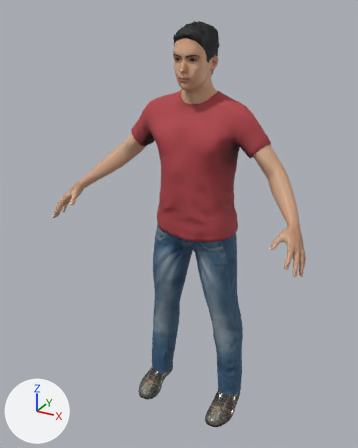
Before and after pictures for a commit that changed the glTF model public/life/assets/cast/father.glb.
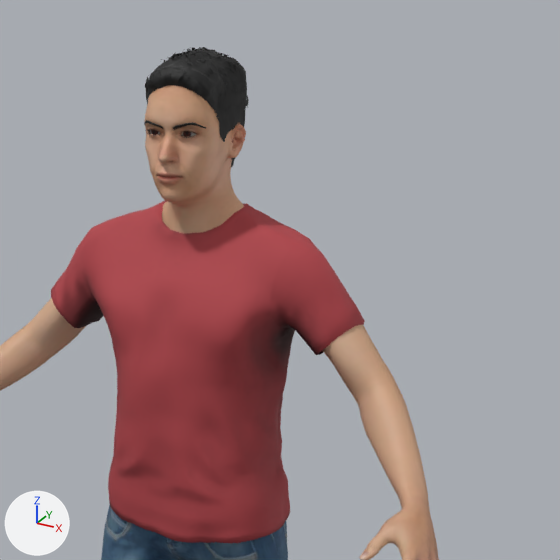
There are two pictures of each version: one whole from a 50 mm lens placed at (0.926, -1.873, 1.848), pointed at (-0.041, -0.114, 0.969), one close up on the part from 30% to 100% of the width and 0% to 56% of the height. The axes (+X, +Y, +Z) are drawn at lower left. The lights are the same throughout. The older version's two pictures come first. Vertices at exactly the same position are counted once.

The first close-up shows 'Body', 'Clothes', 'Hair', 'Head' and 2 more.
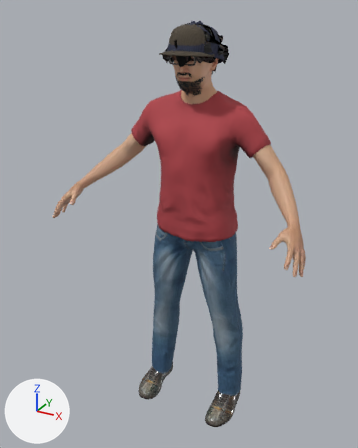
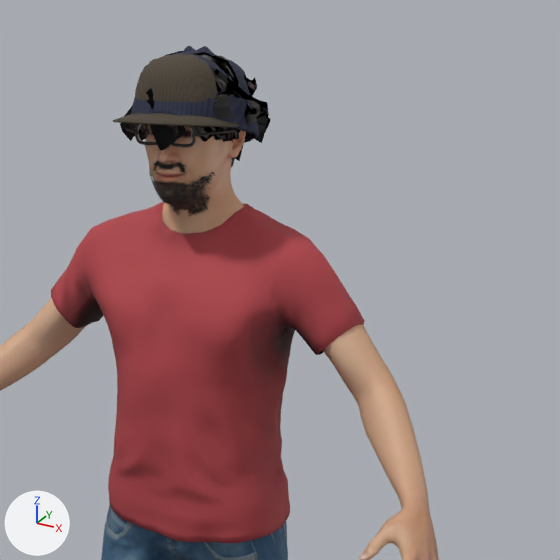
Where the change shows, as pixel boxes (x1, y1, x2, y2) in the close-ups (560 x 560 px; the box of a moved part takes in the faces that stretch with it):
'Hair', reshaped (not visible afterwards): before (144, 47, 249, 167)
'Acc_cap_flat', added (brown): after (113, 54, 257, 135)
'Hair2', added: after (120, 51, 271, 161)
'Acc_beanie', added (blue): after (131, 46, 259, 143)
'Acc_beard', added: after (149, 161, 216, 216)
'Acc_glasses_square', added: after (126, 124, 237, 147)
'Acc_moustache', added: after (153, 161, 187, 173)
'Acc_glasses_round', added: after (137, 124, 193, 148)
part 1 of me_father_hair, moved or reshaped (not visible afterwards): before (144, 47, 249, 127)

Edits to the bpy script that builds the scene:
```text
Add mat_father_hair2:
    mat_father_hair2 = bpy.data.materials.new('father_hair2')
    # uses the picture img_short_messy_diff
    # uses the picture img_short_messy_objnorm
Add mat_acc_moustache:
    mat_acc_moustache = bpy.data.materials.new('acc_moustache')
    # uses the picture img_acc_moustache_strands
Add mat_acc_beard:
    mat_acc_beard = bpy.data.materials.new('acc_beard')
    # uses the picture img_acc_beard_strands
Change me_father_hair:
    remove me_father_hair.from_pydata(...)  # 2984 vertices, 3678 faces; spans x -0.079..0.078, y -0.15..0.061, z 1.586..1.796
    add me_father_hair.from_pydata(...)  # 2984 vertices, 3678 faces; spans x -0.079..0.078, y -0.152..0.058, z 1.586..1.786
    me_father_hair part 1: 2540 of 2984 vertices moved; they spanned x -0.078..0.078, y -0.15..0.061, z 1.666..1.796 and now span x -0.078..0.078, y -0.152..0.058, z 1.667..1.786; mean shift (0.0, -0.009, -0.005); largest move (0.001, -0.027, 1.796) -> (0.001, -0.039, 1.786)
    other edits to the shape of me_father_hair do not show in these pictures
Add ob_hair2:
    ob_hair2 = bpy.data.objects.new('Hair2', me_father_hair2)  # 832 vertices, 1092 faces; spans x -0.137..0.126, y -0.173..0.08, z 1.569..1.789
    ob_hair2.location = (0.0, 0.0, 0.0)
Add ob_acc_moustache:
    ob_acc_moustache = bpy.data.objects.new('Acc_moustache', me_father_head_001)  # 237 vertices, 316 faces; spans x -0.035..0.035, y -0.1748..-0.1289, z 1.5995..1.6226
    ob_acc_moustache.location = (0.0, 0.0, 0.0)
Add ob_acc_glasses_square:
    ob_acc_glasses_square = bpy.data.objects.new('Acc_glasses_square', me_acc_glasses_square)  # 402 vertices, 792 faces; spans x -0.081..0.081, y -0.167..-0.022, z 1.637..1.684; in mat_acc_glasses_square (dark grey #383535)
    ob_acc_glasses_square.location = (0.0, 0.0, 0.0)
Add ob_acc_glasses_round:
    ob_acc_glasses_round = bpy.data.objects.new('Acc_glasses_round', me_acc_glasses_round)  # 402 vertices, 792 faces; spans x -0.08..0.08, y -0.166..-0.023, z 1.638..1.685; in mat_acc_glasses_round (light grey #c4bcad)
    ob_acc_glasses_round.location = (0.0, 0.0, 0.0)
Add ob_acc_cap_flat:
    ob_acc_cap_flat = bpy.data.objects.new('Acc_cap_flat', me_acc_cap_flat)  # 1196 vertices, 2388 faces; spans x -0.108..0.108, y -0.218..0.061, z 1.645..1.789; in mat_acc_cap (picture img_acc_cap_tweed)
    ob_acc_cap_flat.location = (0.0, 0.0, 0.0)
Add ob_acc_beard:
    ob_acc_beard = bpy.data.objects.new('Acc_beard', me_father_head_002)  # 634 vertices, 976 faces; spans x -0.0707..0.0707, y -0.1753..-0.0651, z 1.5179..1.6228
    ob_acc_beard.location = (0.0, 0.0, 0.0)
Add ob_acc_beanie:
    ob_acc_beanie = bpy.data.objects.new('Acc_beanie', me_acc_beanie)  # 1136 vertices, 2268 faces; spans x -0.114..0.114, y -0.175..0.062, z 1.631..1.798; in mat_acc_beanie (picture img_acc_beanie_knit)
    ob_acc_beanie.location = (0.0, 0.0, 0.0)
```
